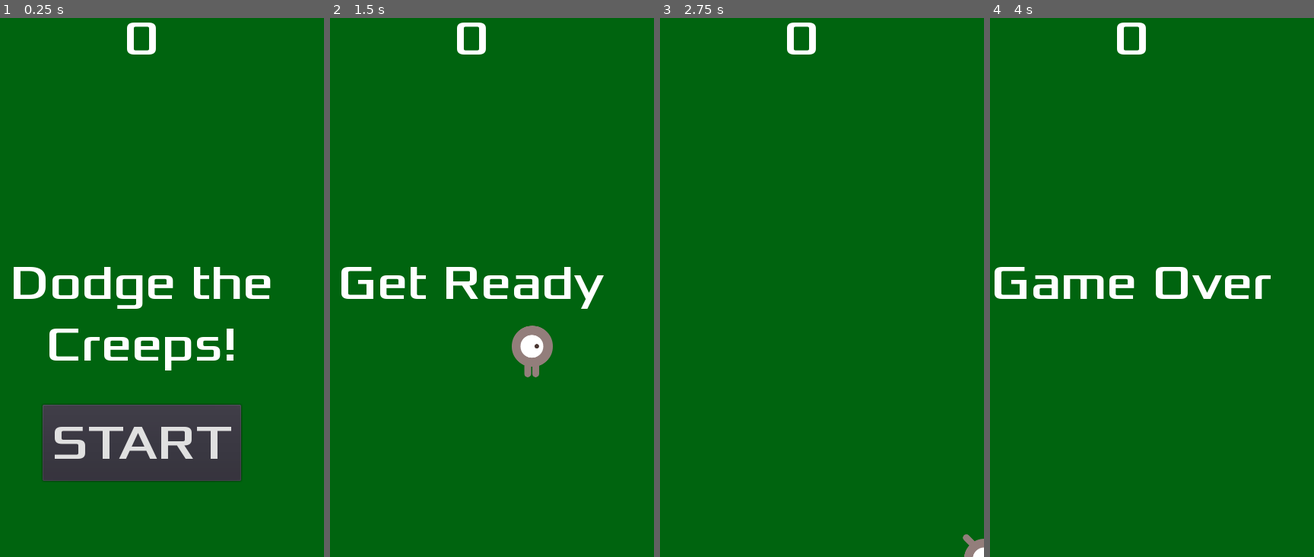
Above: before the commit, frames 1-4 (left to right).
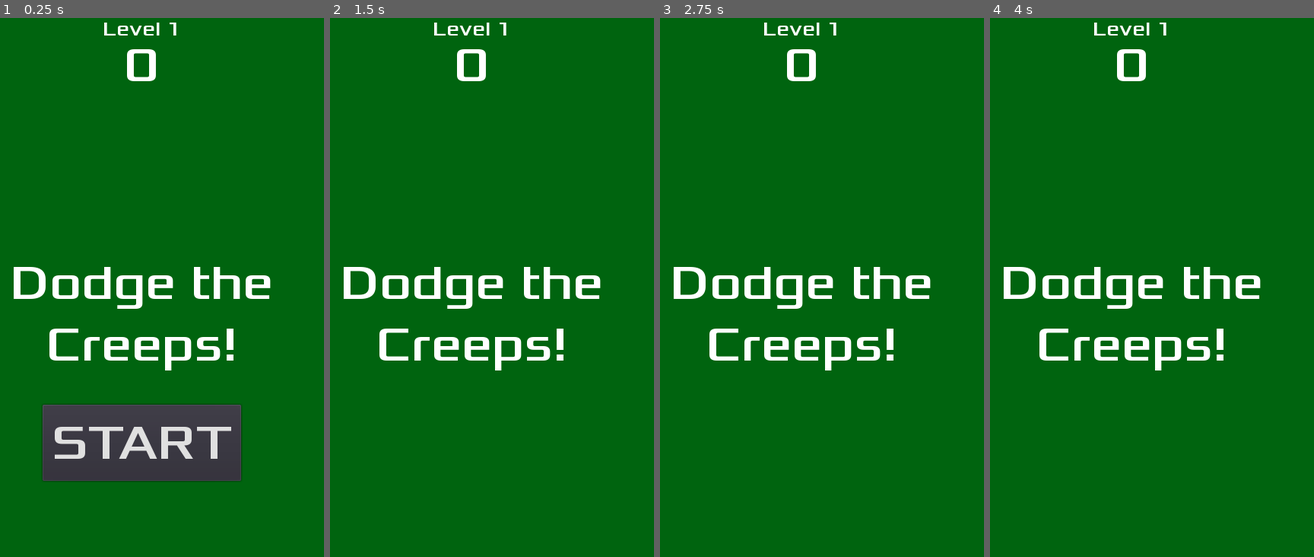
Above: after the commit, the same moments.

Repository: Autotren/dodge
Game: Godot game, scene res://Main.tscn
Two runs of this game, one before a commit and one after it. Both use one fixed random seed, a clock stepped at 60 frames per second and the inputs below.
Inputs:
- Up to frame 1 (0.25 s): no input
- Up to frame 2 (1.5 s): click "START" at 0.5 s; tap Enter at 1.25 s; hold Right (ui_right) from 1.28 s (still down)
- Up to frame 3 (2.75 s): release Right (ui_right) at 2.03 s; hold Down (ui_down) from 2.03 s (still down)
- Up to frame 4 (4 s): release Down (ui_down) at 2.78 s; hold Right (ui_right) 2.78-3.53 s; tap Space at 3.5 s; hold Up (ui_up) from 3.53 s (still down)

The runs differ from the first frame. In frame 1, 0.7% of the frame differs, in the area x 32-55%, y 0-12%; in frame 2, 4.5%, in the area x 3-85%, y 0-67%; in frame 3, 4.2%; in frame 4, 4.3%.
Error after the commit: Parse Error: Indented block expected after declaration of "change_level" function. (res://Main.gd:58)

Commit message:
Cambio de nivel

Diff:
--- a/HUD.gd
+++ b/HUD.gd
@@ -1,11 +1,15 @@
 extends CanvasLayer
 
+export var level = 1
+export var scr = 0
 signal start_game
+signal change_level
 
 func show_message(text):
 	$Message.text = text
 	$Message.show()
 	$MessageTimer.start()
+
 
 func show_game_over():
 	show_message("Game Over")
@@ -18,11 +22,22 @@
 	$StartButton.show()
 
 func update_score(score):
+	scr = (score - (level-1)*5)
 	$ScoreLabel.text = str(score)
 
 func _on_StartButton_pressed():
 	$StartButton.hide()
 	emit_signal("start_game")
+	level = 1
+	$LevelLabel.text = "Level " + str(level)
+
 
 func _on_MessageTimer_timeout():
 	$Message.hide()
+
+func _process(delta):
+	if scr == 5:
+		level = level + 1
+		$LevelLabel.text = "Level " + str(level)
+		scr = 0
+		emit_signal("change_level")
--- a/HUD.tscn
+++ b/HUD.tscn
@@ -7,20 +7,37 @@
 size = 64
 font_data = ExtResource( 2 )
 
-[sub_resource type="InputEventAction" id=2]
+[sub_resource type="DynamicFont" id=2]
+size = 26
+font_data = ExtResource( 2 )
+
+[sub_resource type="InputEventAction" id=3]
 action = "ui_select"
 
-[sub_resource type="ShortCut" id=3]
-shortcut = SubResource( 2 )
+[sub_resource type="ShortCut" id=4]
+shortcut = SubResource( 3 )
 
 [node name="HUD" type="CanvasLayer"]
 script = ExtResource( 1 )
 
 [node name="ScoreLabel" type="Label" parent="."]
 anchor_right = 1.0
-margin_bottom = 78.0
+margin_top = 35.0
+margin_bottom = 113.0
 custom_fonts/font = SubResource( 1 )
 text = "0"
+align = 1
+__meta__ = {
+"_edit_use_anchors_": false
+}
+
+[node name="LevelLabel" type="Label" parent="."]
+anchor_right = 1.0
+margin_top = 10.0
+margin_right = 3.05176e-05
+margin_bottom = 43.0
+custom_fonts/font = SubResource( 2 )
+text = "Level 1"
 align = 1
 __meta__ = {
 "_edit_use_anchors_": false
--- a/Main.gd
+++ b/Main.gd
@@ -53,3 +53,5 @@
 	# Set the velocity (speed & direction).
 	mob.linear_velocity = Vector2(rand_range(mob.min_speed, mob.max_speed), 0)
 	mob.linear_velocity = mob.linear_velocity.rotated(direction)
+
+func change_level():
--- a/Mob.gd
+++ b/Mob.gd
@@ -3,8 +3,8 @@
 # Declare member variables here. Examples:
 # var a = 2
 # var b = "text"
-export var min_speed = 150  # Minimum speed range.
-export var max_speed = 250  # Maximum speed range.
+export var min_speed = 100  # Minimum speed range.
+export var max_speed = 200  # Maximum speed range.
 
 
 # Called when the node enters the scene tree for the first time.
--- a/Mob.tscn
+++ b/Mob.tscn
@@ -10,14 +10,14 @@
 
 [sub_resource type="SpriteFrames" id=1]
 animations = [ {
+"frames": [ ExtResource( 1 ), ExtResource( 5 ) ],
+"loop": true,
+"name": "swim",
+"speed": 3.0
+}, {
 "frames": [ ExtResource( 6 ), ExtResource( 2 ) ],
 "loop": true,
 "name": "walk",
-"speed": 3.0
-}, {
-"frames": [ ExtResource( 1 ), ExtResource( 5 ) ],
-"loop": true,
-"name": "swim",
 "speed": 3.0
 }, {
 "frames": [ ExtResource( 3 ), ExtResource( 4 ) ],
Not shown: 2 places in HUD.tscn that only renumber resources
